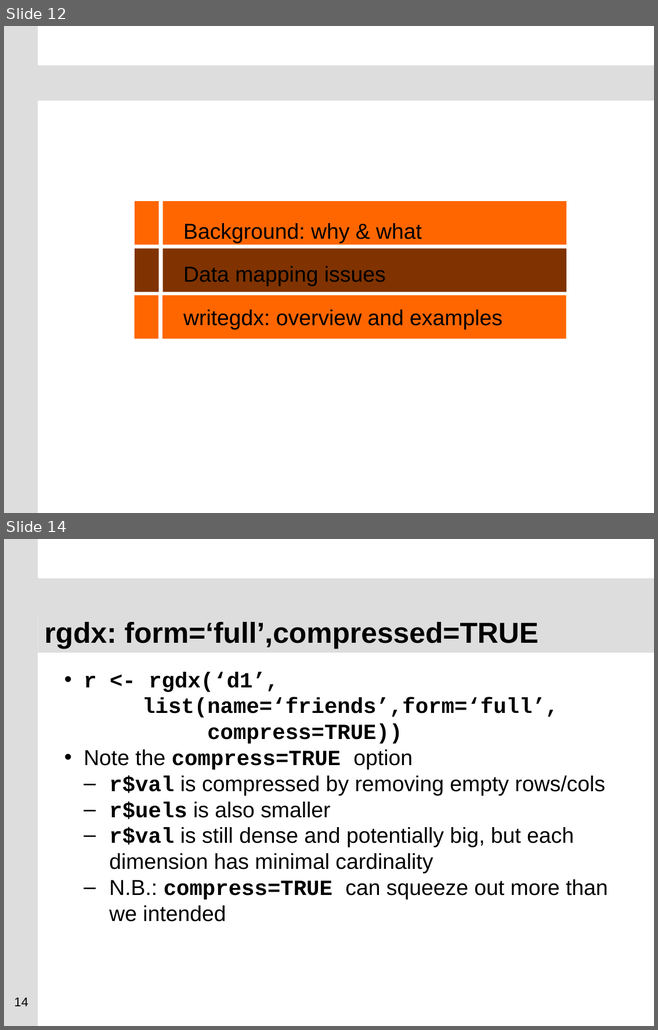
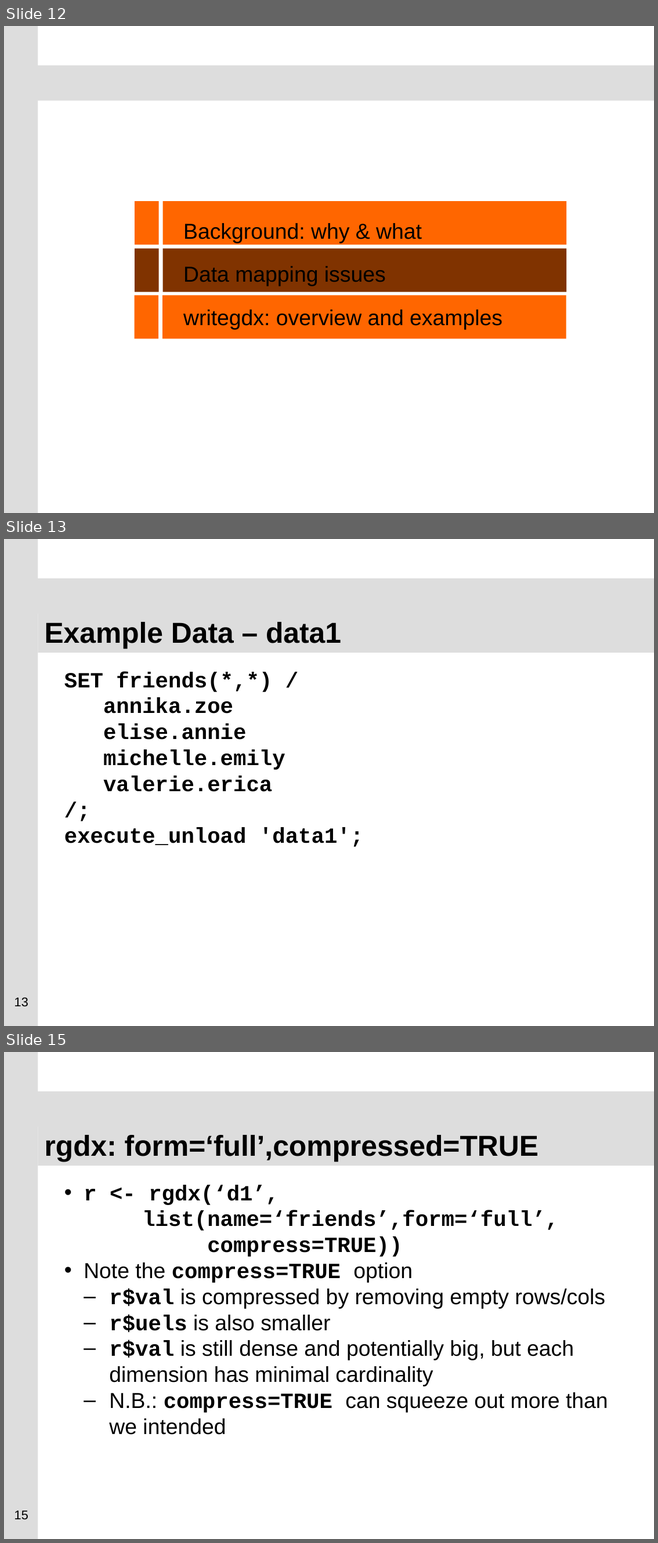
Before and after one commit to GAMS-dev/gdxrrw, a slide deck: sandbox/ISMP_Berlin_2012_GDXRRW.pptx. Shown one above the other, each under a label of ours: slides 12 and 14 before the commit, slides 12, 13 and 15 after it; the slides between them are not shown. The pictures are 658x1030 and 658x1543 pixels, drawn with LibreOffice and Linux fonts; fonts in the diff are those of the drawing; background and template pictures are left out. Boxes give left, top, right and bottom in pixels: in the first picture for what was removed or moved away, otherwise in the second. Text is boxed around its words. In the diff, an @@ line names an element or a change of style, - is before the commit and + after.

```diff
--- a/sandbox/ISMP_Berlin_2012_GDXRRW.pptx
+++ b/sandbox/ISMP_Berlin_2012_GDXRRW.pptx
@@ slide 13 added at (4,539,654,1026), background #FFFFFF; not listed: 2 template elements that a slide beside it also shows @@
@@ title added at (38,610,654,653), fill #DDDDDD, 32 pt, text #000000, bold @@
+Example Data – data1
@@ text added at (64,672,363,847), 24 pt, text #000000, bold @@
+SET friends(*,*) /
+annika.zoe
+elise.annie
+michelle.emily
+valerie.erica
+/;
+execute_unload 'data1';
@@ page number added at (14,998,28,1007), 14 pt, text #000000 @@
+13
@@ what was slide 14 is now slide 15 @@
@@ page number at (14,1511,28,1520): text changed @@
-14
+15
```
Also in this commit, not shown: 3 slides changed, 4 other slides added, 7 slides removed.
